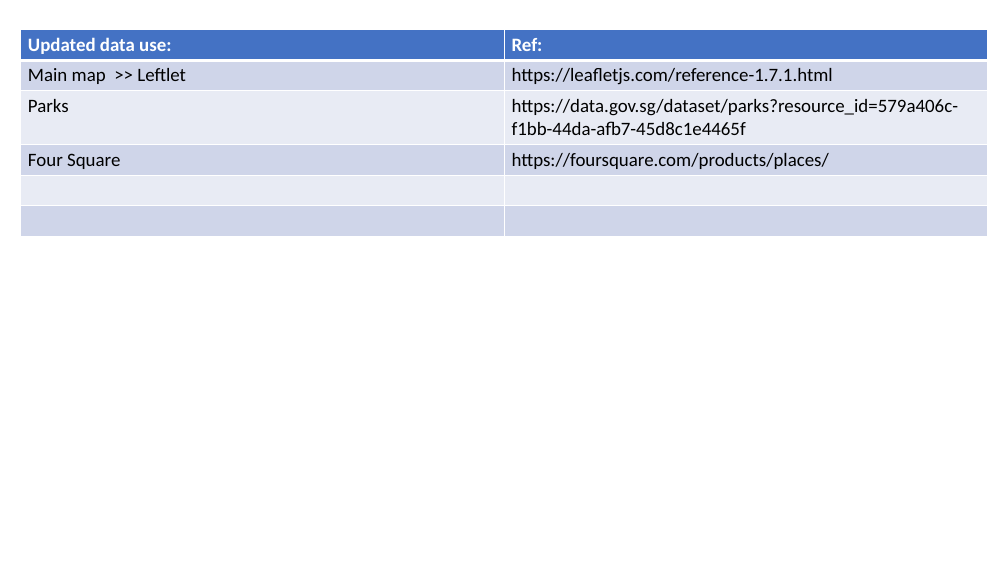
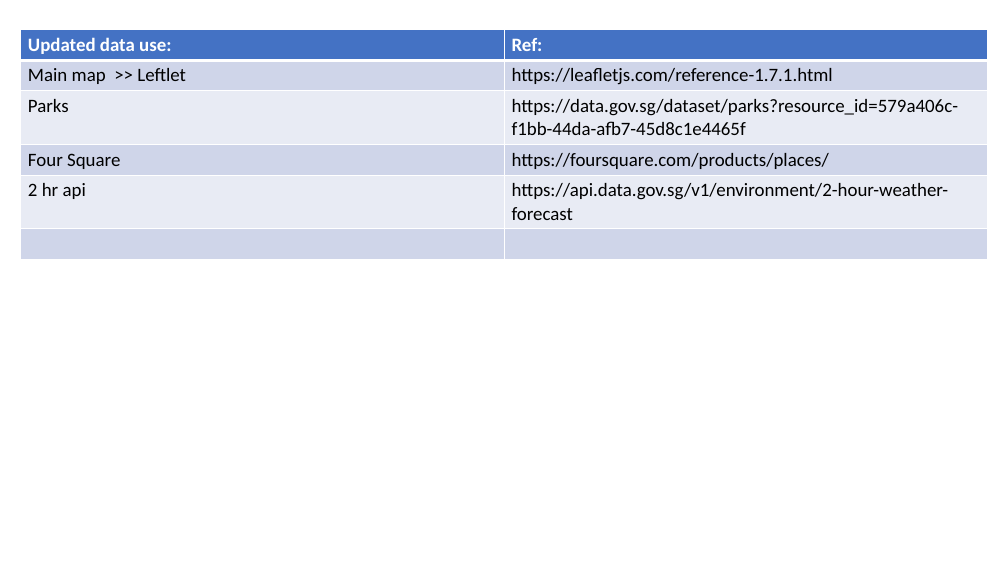
Before and after one commit to annette-p/pre-wedding-photoshoot-locations, a slide deck: slide 7 of wireframe.pptx. Drawn at 1008x567 pixels with LibreOffice and Linux fonts; fonts in the diff are those of the drawing. Boxes give left, top, right and bottom in pixels: in the first picture for what was removed or moved away, otherwise in the second. Text is boxed around its words. In the diff, an @@ line names an element or a change of style, - is before the commit and + after.

Commit message:
initial setup for 2hr weather api, moment.js library, weather control panel html and styling

```diff
--- a/wireframe.pptx
+++ b/wireframe.pptx
@@ table at [20, 29, 988, 258] @@
+row 5: 2 hr api | https://api.data.gov.sg/v1/environment/2-hour-weather-forecast
-row 6:  | 
```
Also in this commit, not shown: 2 other slides changed, 4 other files.
